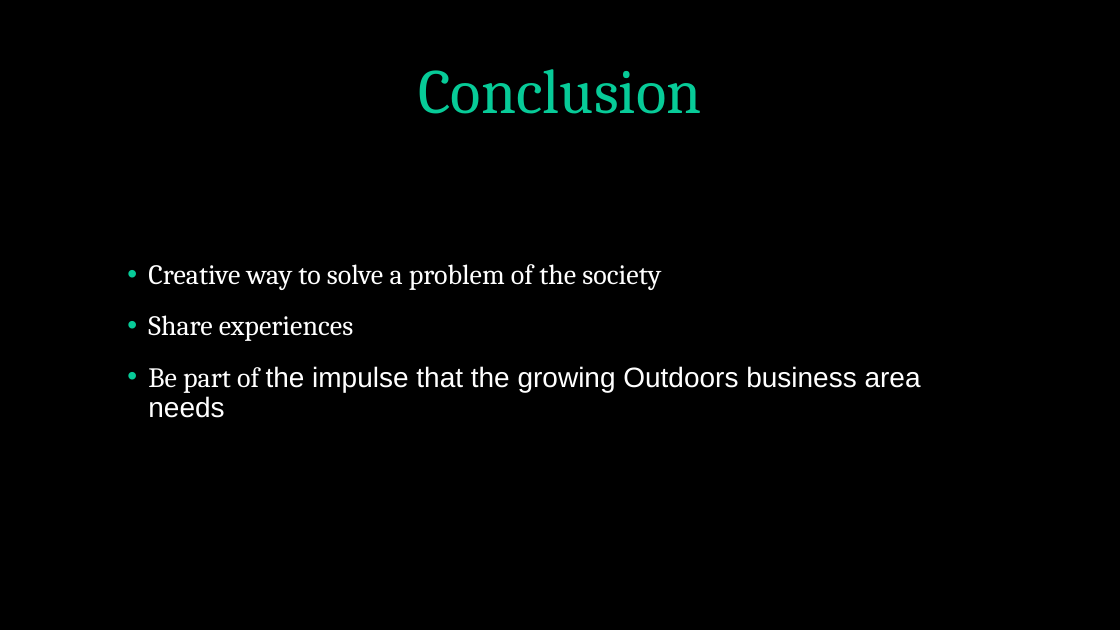
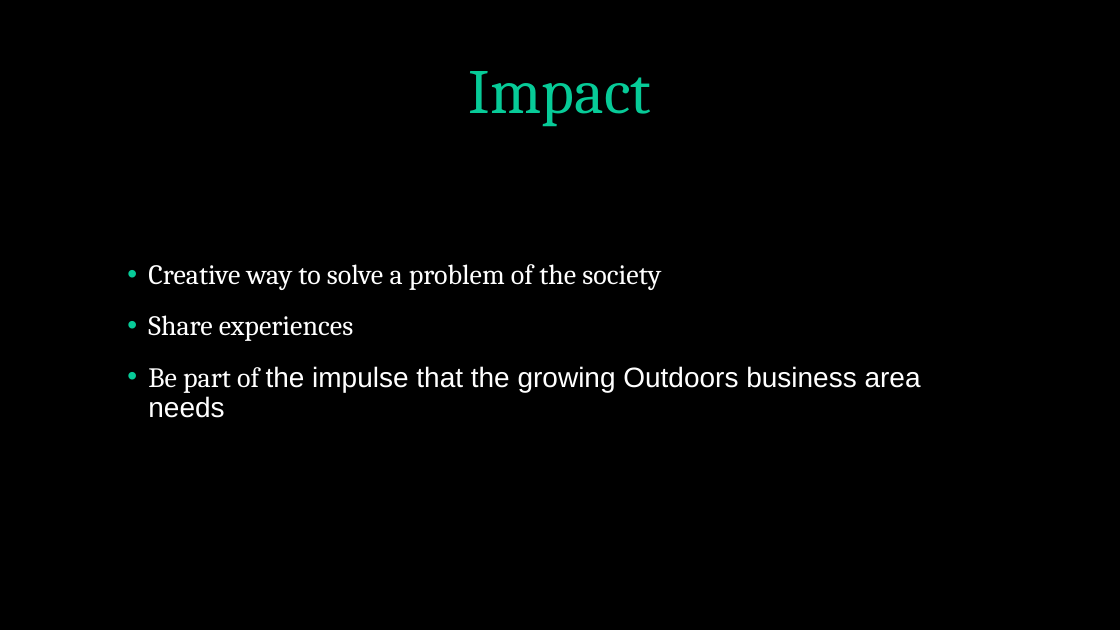
Before and after one commit to OmiHdz/TimberHutEnterprise, a slide deck: slide 10 of Presentacion/Timberhut.pptx. Drawn at 1120x630 pixels with LibreOffice and Linux fonts; fonts in the diff are those of the drawing. Boxes give left, top, right and bottom in pixels: in the first picture for what was removed or moved away, otherwise in the second. Text is boxed around its words. In the diff, an @@ line names an element or a change of style, - is before the commit and + after.

Commit message:
presentacion

```diff
--- a/Presentacion/Timberhut.pptx
+++ b/Presentacion/Timberhut.pptx
@@ title at <box>469,71,651,127</box>: text changed @@
-Conclusion
+Impact
```
Also in this commit, not shown: 1 slide added.
